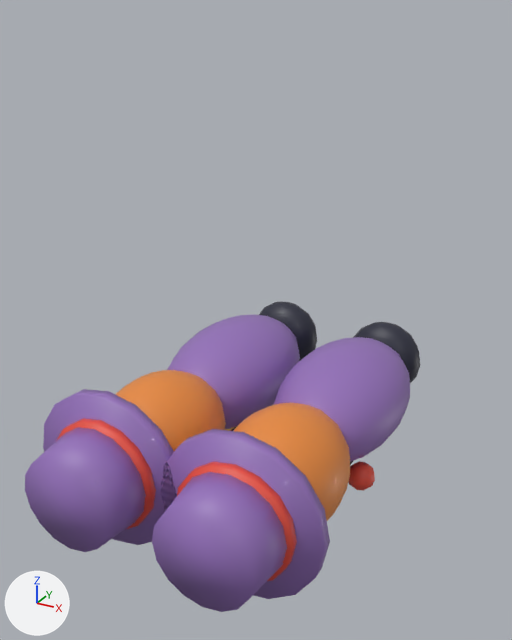
The Blender file assets/blender/second-wind/doppelgangster.blend: old version first, new version second.
The view is the same before and after, from a camera (50 mm lens) standing at (0.635, -1.632, 0.962) and looking at (-0.025, -0.433, 0.362). Lighting does not change. The marker at lower left points along +X, +Y and +Z. The first picture is the older version. Both versions are drawn at frame 13 of the action 'fall'; the numbers are the values there.

Names of what the first picture shows: 'doppelgangster_toy-sw-ink', 'doppelgangster_toy-sw-orange', 'doppelgangster_toy-sw-red', 'doppelgangster_toy-sw-violet'.
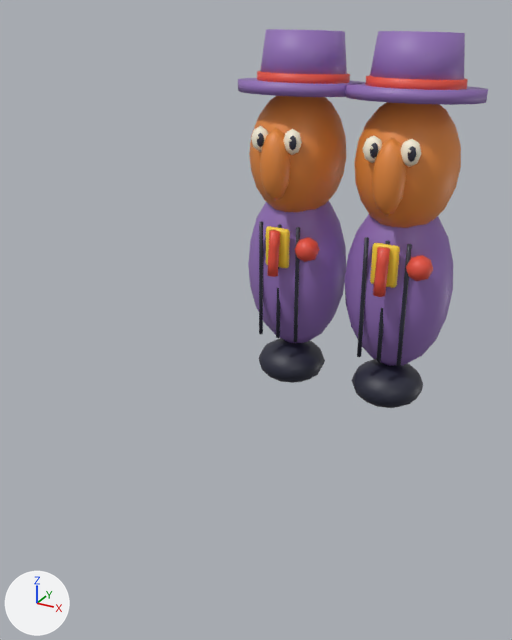
ob_toy_doppelgangster is not drawn itself; it is the parent of ob_doppelgangster_toy_sw_ink, ob_doppelgangster_toy_sw_paper, ob_doppelgangster_toy_sw_yellow, ob_doppelgangster_toy_sw_orange, ob_doppelgangster_toy_sw_red, ob_doppelgangster_toy_sw_violet.

Location of each change, [x1, y1, x2, y2] in pixels of the pictures (512 x 640 px; the box of a moved part takes in the faces that stretch with it):
'doppelgangster_toy-sw-violet', reshaped, moved, turned
    before: [25, 315, 410, 612]
    after: [238, 29, 488, 366]
'doppelgangster_toy-sw-orange', moved, turned
    before: [115, 370, 350, 521]
    after: [249, 96, 461, 228]
'doppelgangster_toy-sw-ink', moved, turned (mostly hidden before)
    before: [231, 302, 420, 465]
    after: [257, 133, 423, 408]
'doppelgangster_toy-sw-red', reshaped, moved, turned
    before: [56, 418, 375, 581]
    after: [257, 71, 468, 297]
'doppelgangster_toy-sw-yellow', moved, turned (mostly hidden before)
    before: [225, 427, 234, 431]
    after: [266, 226, 400, 288]
'doppelgangster_toy-sw-paper', moved, turned (not visible before)
    after: [251, 126, 421, 167]
part 1 of me_锥体_006, moved or reshaped
    before: [177, 462, 297, 581]
    after: [366, 75, 468, 90]
part 2 of me_锥体_006, moved or reshaped
    before: [56, 418, 156, 529]
    after: [257, 71, 350, 84]
part 3 of me_锥体_008, moved or reshaped
    before: [152, 472, 287, 612]
    after: [370, 31, 465, 80]
part 4 of me_锥体_008, moved or reshaped
    before: [25, 427, 146, 552]
    after: [260, 29, 347, 74]
part 5 of me_锥体_008, moved or reshaped
    before: [161, 429, 330, 599]
    after: [345, 83, 488, 105]
part 6 of me_锥体_008, moved or reshaped
    before: [43, 389, 177, 545]
    after: [238, 78, 366, 97]

The edits, one by one:
me_锥体_006 is used by ob_doppelgangster_toy_sw_red; parent ob_toy_doppelgangster; location (0.0, 0.0, 0.0).
me_锥体_006 had 196 vertices, 184 faces and spanned x -0.253..0.256, y -0.149..0.117, z 0.346..0.82.
me_锥体_006 now has 196 vertices, 184 faces and spans x -0.253..0.256, y -0.149..0.127, z 0.346..0.825.
me_锥体_006 part 1: the loose piece of 32 vertices spanning x 0.028..0.253, y -0.108..0.117, z 0.792..0.82 is turned -2.8 degrees about the x axis through its middle, then moved by (0.0, 0.01, -0.001).
me_锥体_006 part 2: the loose piece of 32 vertices spanning x -0.253..-0.028, y -0.108..0.117, z 0.792..0.82 is turned -2.8 degrees about the x axis through its middle, then moved by (0.0, 0.01, -0.001).
me_锥体_008 is used by ob_doppelgangster_toy_sw_violet; parent ob_toy_doppelgangster; location (0.0, 0.0, 0.0).
me_锥体_008 had 572 vertices, 552 faces and spanned x -0.3..0.3, y -0.155..0.164, z 0.103..0.914.
me_锥体_008 now has 572 vertices, 552 faces and spans x -0.3..0.3, y -0.146..0.173, z 0.103..0.918.
me_锥体_008 part 3: the loose piece of 32 vertices spanning x 0.033..0.248, y -0.103..0.113, z 0.792..0.914 is turned -2.8 degrees about the x axis through its middle, then moved by (0.0, 0.012, -0.001).
me_锥体_008 part 4: the loose piece of 32 vertices spanning x -0.248..-0.033, y -0.103..0.113, z 0.792..0.914 is turned -2.8 degrees about the x axis through its middle, then moved by (0.0, 0.012, -0.001).
me_锥体_008 part 5: the loose piece of 32 vertices spanning x -0.019..0.3, y -0.155..0.164, z 0.774..0.801 is turned -2.8 degrees about the x axis through its middle, then moved by (0.0, 0.009, 0.0).
me_锥体_008 part 6: the loose piece of 32 vertices spanning x -0.3..0.019, y -0.155..0.164, z 0.774..0.801 is turned -2.8 degrees about the x axis through its middle, then moved by (0.0, 0.009, 0.0).
Object 'toy_doppelgangster' (ob_toy_doppelgangster) turns from (90, 0, 0) to (0, 0, 0) degrees about x, y and z.
Object 'toy_doppelgangster' (ob_toy_doppelgangster) moves from (0.0, 0.0, 0.164) to (0.0, 0.0, 0.0).
